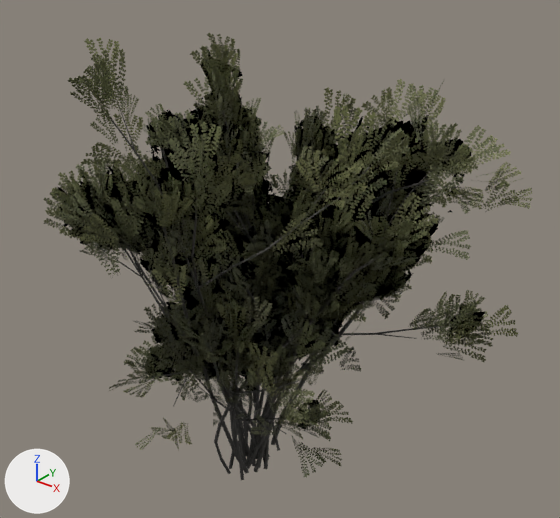
An edit to the glTF model experiment/desert/assets/creosote_a.glb, drawn before and after from the same camera.
Rendered twice from a 50 mm camera at (1.89, -2.17, 2.42) aimed at (0.07, 0.11, 1.01). Arrows for +X, +Y and +Z are at lower left; the lights stay in place. The older version comes first.

In view in the first picture: 'creosote_a'.
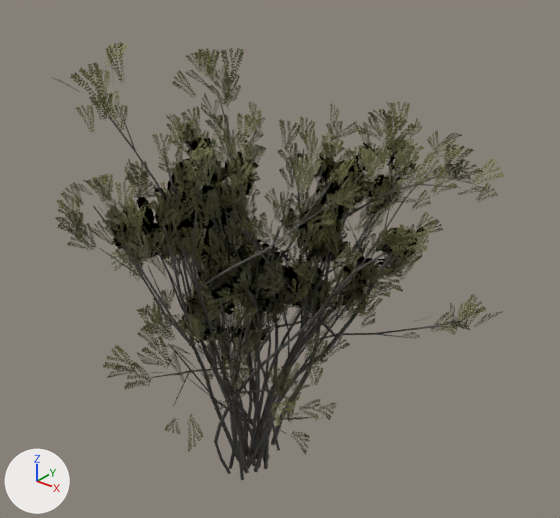
What the commit changed:
me_creosote_a is used by ob_creosote_a; location (0.0, 0.0, 0.0).
me_creosote_a had 7368 vertices, 5768 faces and spanned x -0.98..1.07, y -0.85..1.01, z -0.03..2.02.
me_creosote_a now has 5456 vertices, 4812 faces and spans x -0.9..0.92, y -0.78..0.95, z -0.03..1.99.
me_creosote_a part 1: 1302 loose pieces with 5208 vertices, spanning x -0.98..1.07, y -0.85..1.01, z 0.32..2.02, are deleted.
me_creosote_a part 2: 12 vertices moved within x -0.46..0.56, y -0.11..0.82, z 0.8..1.65; 218 vertices removed from x -0.91..0.89, y -0.72..0.89, z 0.48..1.84; 3514 vertices added at x -0.9..0.92, y -0.78..0.95, z 0.37..1.99.
me_creosote_a part 3: 3044 kept faces spanning x -0.77..0.77, y -0.57..0.82, z -0.03..1.76 get new vertex colours; the middle colour goes from dark grey #3a3835 to dark grey #4a4844.

Where the change shows, as pixel boxes (x1, y1, x2, y2) in the pictures (560 x 518 px):
'creosote_a', reshaped (8% narrower): before (43, 33, 533, 480); after (53, 42, 504, 480)
part 1 of me_creosote_a, deleted: before (43, 33, 533, 477)
part 2 of me_creosote_a, cut back: before (45, 113, 477, 402); after (53, 42, 504, 454)
part 3 of me_creosote_a, recoloured: before (94, 102, 461, 466); after (93, 90, 461, 466)
